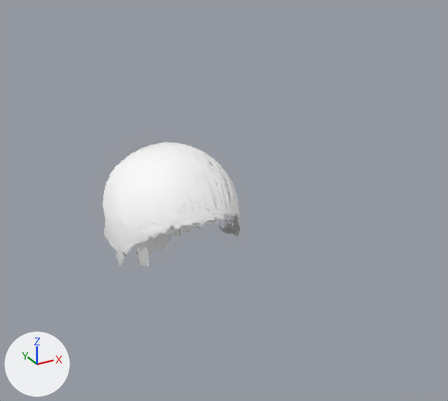
A saved change to the glTF model models/astronaut/faces/hair_tail.glb.
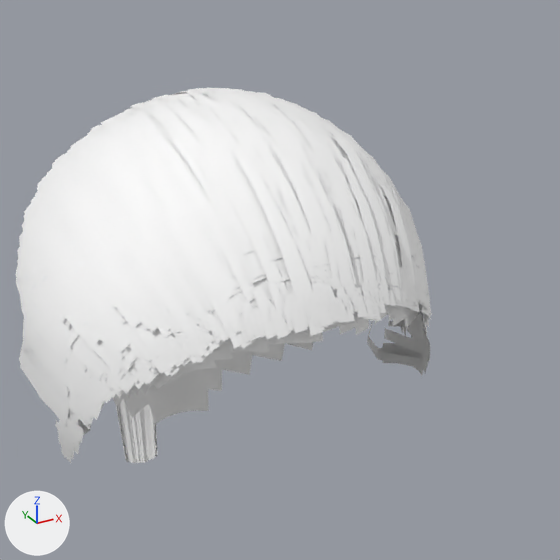
Each version is shown whole from a 50 mm lens placed at (-0.801, -0.663, 2.108), pointed at (-0.435, 0.003, 1.775), then close up on the part from 22% to 63% of the width and 28% to 74% of the height. The axes (+X, +Y, +Z) are drawn at lower left. The lights are the same throughout. The older version's two pictures come first.

In view in the first close-up: 'Hair'.
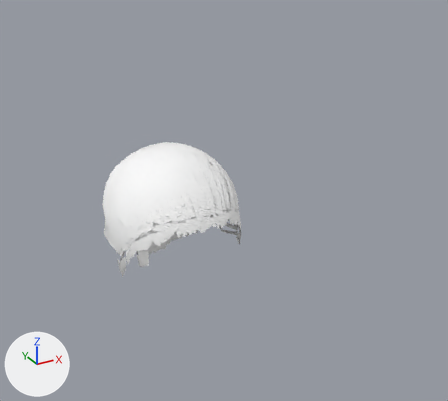
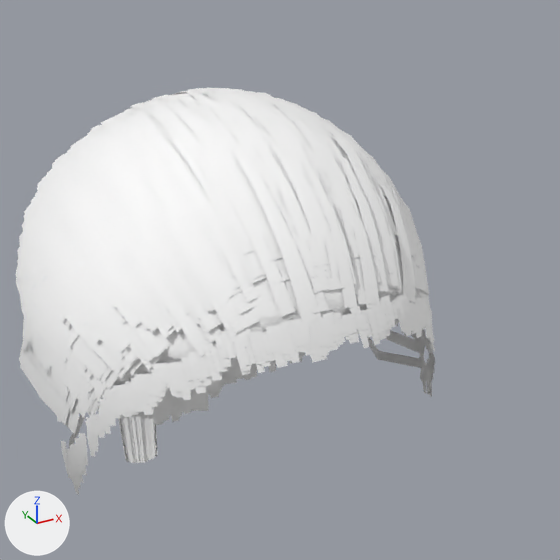
Pixel boxes (x1, y1, x2, y2) of what changed, in the close-ups (560 x 560 px; the box of a moved part takes in the faces that stretch with it):
'Hair', reshaped (9% taller)
    before: (15, 88, 432, 463)
    after: (15, 88, 435, 495)
part 1 of me_hair, moved or reshaped
    before: (236, 318, 249, 343)
    after: (245, 340, 256, 364)
part 2 of me_hair, moved or reshaped
    before: (205, 318, 218, 341)
    after: (222, 360, 231, 364)
part 3 of me_hair, moved or reshaped
    before: (139, 353, 157, 373)
    after: (152, 370, 159, 388)
part 4 of me_hair, moved or reshaped
    before: (168, 323, 190, 358)
    after: (187, 354, 206, 394)
part 5 of me_hair, moved or reshaped
    before: (405, 274, 413, 305)
    after: (410, 302, 418, 335)
part 6 of me_hair, moved or reshaped
    before: (110, 372, 128, 394)
    after: (124, 389, 138, 415)
part 7 of me_hair, moved or reshaped
    before: (140, 364, 160, 383)
    after: (148, 377, 158, 396)
part 8 of me_hair, moved or reshaped
    before: (153, 354, 169, 376)
    after: (165, 371, 175, 396)
part 9 of me_hair, moved or reshaped
    before: (26, 264, 432, 463)
    after: (24, 294, 435, 495)

What changed in the scene script:
```text
Change me_hair:
    where me_hair.from_pydata(...)  # 24394 vertices, 21318 faces; spans x -0.7..-0.3, y -0.187..0.213, z 1.425..2.025
    used by ob_hair; location = (0.0, 0.0, 0.0)
    me_hair part 1: the loose piece of 12 vertices spanning x -0.535..-0.529, y -0.066..-0.06, z 1.789..1.797 is multiplied about its middle by the matrix ((-0.79, 0.269, -0.542), (0.605, 0.34, -0.713), (-0.007, -0.896, -0.433)), then moved by (0.0, -0.005, -0.007)
    me_hair part 2: the loose piece of 12 vertices spanning x -0.544..-0.537, y -0.06..-0.053, z 1.789..1.798 is multiplied about its middle by the matrix ((-0.665, 0.337, -0.666), (0.747, 0.285, -0.601), (-0.013, -0.897, -0.442)), then moved by (0.0, -0.005, -0.008)
    me_hair part 3: the loose piece of 12 vertices spanning x -0.565..-0.559, y -0.043..-0.035, z 1.772..1.78 is multiplied about its middle by the matrix ((-0.15, 0.543, -0.85), (1.005, 0.154, -0.079), (0.086, -0.85, -0.558)), then moved by (0.001, -0.005, -0.007)
    me_hair part 4: the loose piece of 12 vertices spanning x -0.556..-0.546, y -0.054..-0.043, z 1.781..1.794 is multiplied about its middle by the matrix ((-0.478, 0.448, -0.756), (0.877, 0.294, -0.38), (0.052, -0.844, -0.533)), then moved by (0.001, -0.007, -0.012)
    me_hair part 5: the loose piece of 12 vertices spanning x -0.461..-0.453, y -0.06..-0.052, z 1.785..1.796 is multiplied about its middle by the matrix ((-0.63, -0.379, 0.675), (-0.773, 0.343, -0.529), (-0.031, -0.857, -0.51)), then moved by (-0.001, -0.006, -0.01)
    me_hair part 6: the loose piece of 8 vertices spanning x -0.573..-0.566, y -0.031..-0.022, z 1.759..1.769 is multiplied about its middle by the matrix ((0.207, 0.506, -0.824), (0.965, -0.056, 0.207), (0.059, -0.848, -0.506)), then moved by (0.002, -0.005, -0.007)
    me_hair part 7: the loose piece of 8 vertices spanning x -0.566..-0.559, y -0.042..-0.035, z 1.768..1.776 is multiplied about its middle by the matrix ((-0.085, 0.515, -0.865), (1.005, 0.092, -0.043), (0.057, -0.864, -0.52)), then moved by (0.001, -0.003, -0.005)
    me_hair part 8: the loose piece of 8 vertices spanning x -0.562..-0.554, y -0.049..-0.041, z 1.772..1.782 is multiplied about its middle by the matrix ((-0.273, 0.516, -0.805), (0.951, 0.231, -0.174), (0.096, -0.818, -0.557)), then moved by (0.001, -0.004, -0.007)
    me_hair part 9: 5860 of 24394 vertices moved; they spanned x -0.588..-0.412, y -0.073..0.11, z 1.68..1.809 and now span x -0.59..-0.412, y -0.079..0.101, z 1.667..1.796; mean shift (0.0, -0.006, -0.008); largest move (-0.569, 0.02, 1.726) -> (-0.584, -0.001, 1.703)
```
